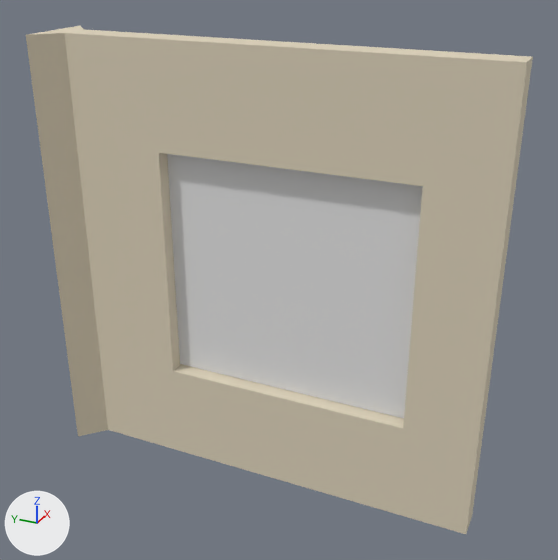
The FBX model Assets/Resources/Models/wall_window_LP.fbx: old version first, new version second.
Before and after are seen from a camera (50 mm lens) standing at (-5.42, -4.51, 2.74) and looking at (0.05, -2.05, 0.0). The lights are fixed; the arrows at lower left show +X, +Y and +Z. The first picture is the older version. Where no turn or scale is listed for an object, it has been applied to the vertices.

The older version as bpy lines, for what is in view:
```python
me_plane_042 = bpy.data.meshes.new('Plane.042')
me_plane_042.from_pydata(...)  # 40 vertices, 34 faces; spans x -0.35..0.35, y -3.87..0.0, z -1.95..1.95
me_plane_042.materials.append(mat_01___default)  # its picture is missing
# before: 2 (0.13, -3.87, -1.95) at pixel (472, 514), 3 (0.13, -3.87, 1.95) at pixel (532, 56), 4 (0.13, -0.21, -1.95), 5 (0.13, -0.21, 1.95) at pixel (84, 29), 12 (0.13, -1.04, -1.95)
# before: 13 (0.13, -3.26, -1.95), 14 (0.13, -1.04, 1.95) at pixel (168, 34), 15 (0.13, -3.26, 1.95) at pixel (442, 51), 16 (0.13, -3.26, 1.05), 17 (0.13, -1.04, 1.05)
# before: 18 (0.13, -3.26, -1.05), 19 (0.13, -1.04, -1.05), 22 (-0.13, -3.87, -1.95) at pixel (466, 534), 23 (-0.13, -3.87, 1.95) at pixel (527, 62), 24 (-0.13, -0.21, -1.95) at pixel (108, 429)
# before: 25 (-0.13, -0.21, 1.95) at pixel (64, 33), 32 (-0.13, -1.04, -1.95) at pixel (178, 450), 33 (-0.13, -3.26, -1.95) at pixel (396, 513), 34 (-0.13, -1.04, 1.95) at pixel (151, 38), 35 (-0.13, -3.26, 1.95) at pixel (433, 56)
# before: 36 (-0.13, -3.26, 1.05) at pixel (422, 186), 37 (-0.13, -1.04, 1.05) at pixel (158, 152), 38 (-0.13, -3.26, -1.05) at pixel (403, 428), 39 (-0.13, -1.04, -1.05) at pixel (173, 371)
me_plane_043 = bpy.data.meshes.new('Plane.043')
me_plane_043.from_pydata([(0.0, -3.26, -1.04), (0.0, -3.26, 1.04), (0.0, -1.04, -1.04), (0.0, -1.04, 1.04), (0.0, -1.04, -1.04), (0.0, -3.26, -1.04), (0.0, -3.26, 1.04), (0.0, -1.04, 1.04)], [], [(0, 2, 3, 1), (5, 6, 7, 4), (1, 3, 7, 6), (2, 0, 5, 4), (3, 2, 4, 7), (0, 1, 6, 5)])
me_plane_043.materials.append(mat_window_clean_material)  # white #e7e7e7
ob_wall_window = bpy.data.objects.new('Wall_Window', me_plane_042)
ob_wall_window.location = (0.0, 0.0, 0.0)
ob_window_clean = bpy.data.objects.new('window_clean', me_plane_043)
ob_window_clean.location = (0.0, 0.0, 0.0)
```
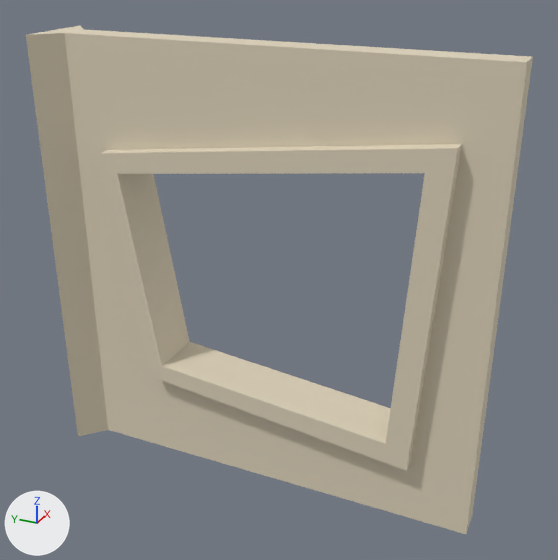
The newer file is also turned or shifted as a whole; pictures and numbers use the older file's frame.

The change in detail:
me_plane_042 is used by ob_wall_window; location (0.0, 0.0, 0.0).
Verts and faces of me_plane_042; kept vertices keep their numbers, new ones are numbered from 40.
me_plane_042 had 40 vertices, 34 faces and spanned x -0.35..0.35, y -3.87..0.0, z -1.95..1.95.
me_plane_042 now has 56 vertices, 50 faces and spans x -0.35..0.35, y -3.87..0.0, z -1.95..1.95.
me_plane_042 part 1: a new loose piece of 16 vertices spanning x -0.25..0.25, y -3.51..-0.54, z -1.37..1.38, in mat_01___default (its picture is missing).
Part 2, on me_plane_042:
Faces deleted: (12, 13, 33, 32), (3, 15, 14, 5, 25, 34, 35, 23), (2, 22, 33, 13), (4, 12, 32, 24).
Vertex 38 moves to (-0.13, -3.17, -1.16).
Vertex 18 moves to (0.13, -3.17, -1.16).
Vertex 39 moves to (-0.13, -1.0, -0.94), pixel (168, 359).
Vertex 19 moves to (0.13, -1.0, -0.94), pixel (182, 347).
Vertex 36 moves to (-0.13, -3.33, 1.21).
Vertex 16 moves to (0.13, -3.33, 1.21).
Vertex 37 moves to (-0.13, -0.69, 0.88).
Vertex 17 moves to (0.13, -0.69, 0.88).
New faces: (14, 34, 35, 15), (2, 22, 33, 32, 24, 4, 12, 13), (3, 15, 35, 23), (5, 25, 34, 14).
Object 'window_clean' (ob_window_clean) is deleted.

Pixel boxes (x1, y1, x2, y2) of what changed, in the pictures (558 x 560 px; the box of a moved part takes in the faces that stretch with it):
'window_clean', deleted: before (167, 154, 423, 418)
part 1 of me_plane_042, added: after (100, 144, 462, 471)
part 2 of me_plane_042, moved or reshaped: (100, 129, 476, 492) in both
